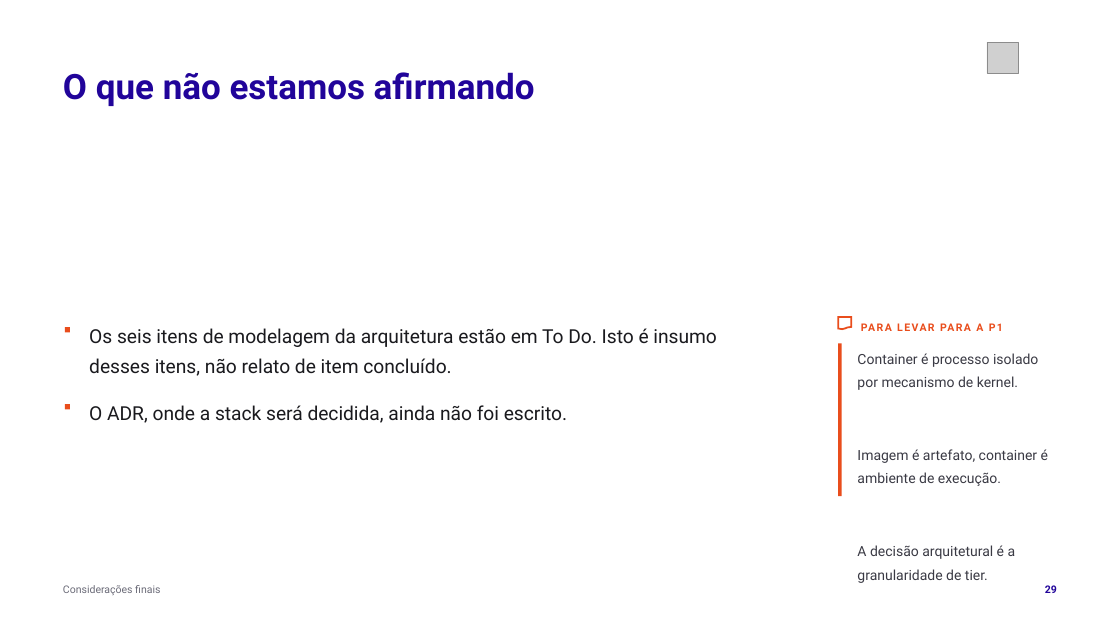
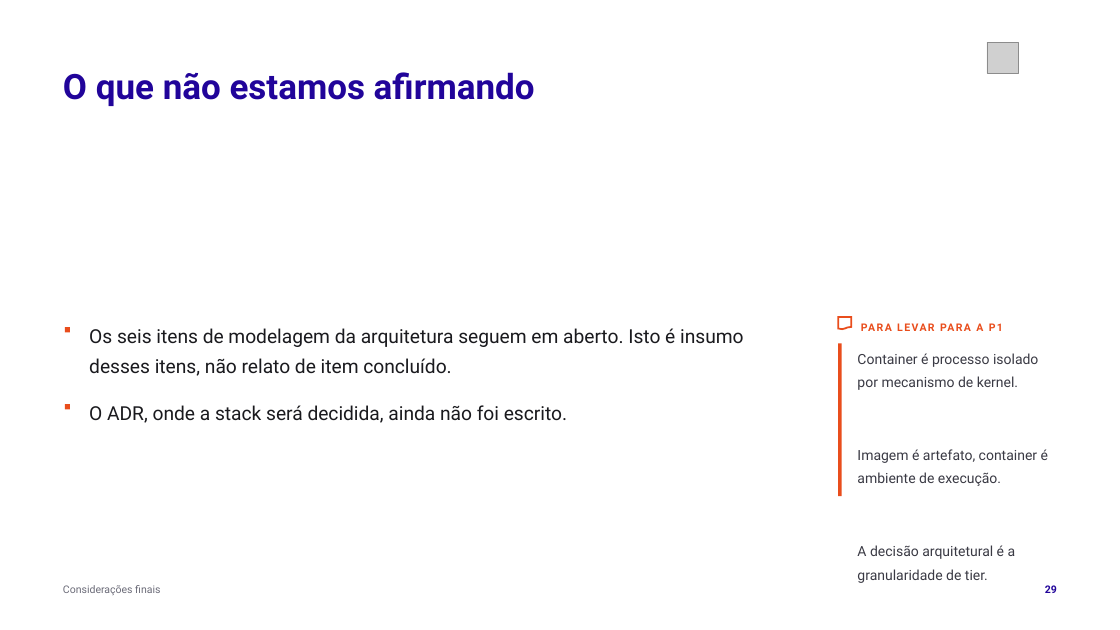
Before and after one commit to tcpassos/invite-app, a slide deck: slide 29 of trabalhos/T1-Docker-Invite-People.pptx. Drawn at 1120x630 pixels with LibreOffice and Linux fonts; fonts in the diff are those of the drawing; grey boxes stand for pictures. Boxes give left, top, right and bottom in pixels: in the first picture for what was removed or moved away, otherwise in the second. Text is boxed around its words. In the diff, an @@ line names an element or a change of style, - is before the commit and + after.

```diff
--- a/trabalhos/T1-Docker-Invite-People.pptx
+++ b/trabalhos/T1-Docker-Invite-People.pptx
@@ text at [89, 328, 744, 376]: text changed @@
-Os seis itens de modelagem da arquitetura estão em To Do. Isto é insumo desses itens, não relato de item concluído.
+Os seis itens de modelagem da arquitetura seguem em aberto. Isto é insumo desses itens, não relato de item concluído.
```
Also in this commit, not shown: 3 other slides changed, 7 other files.
